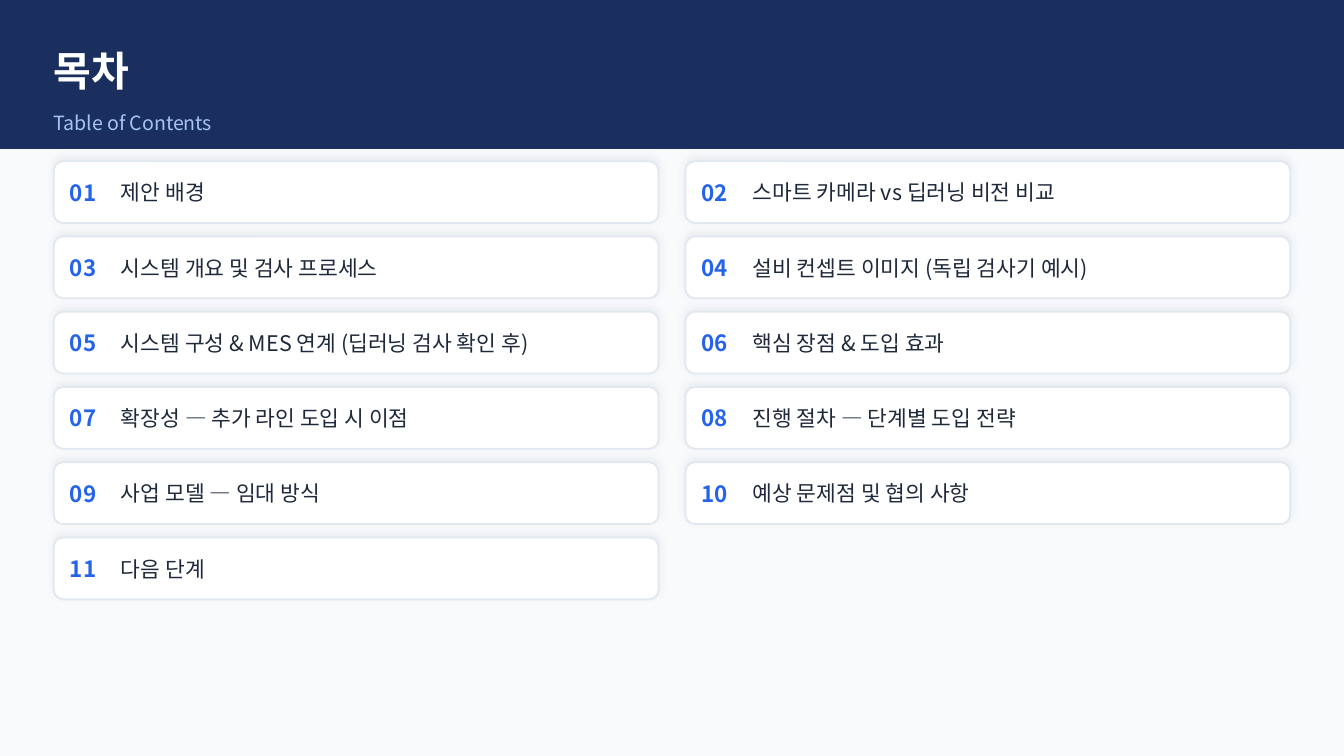
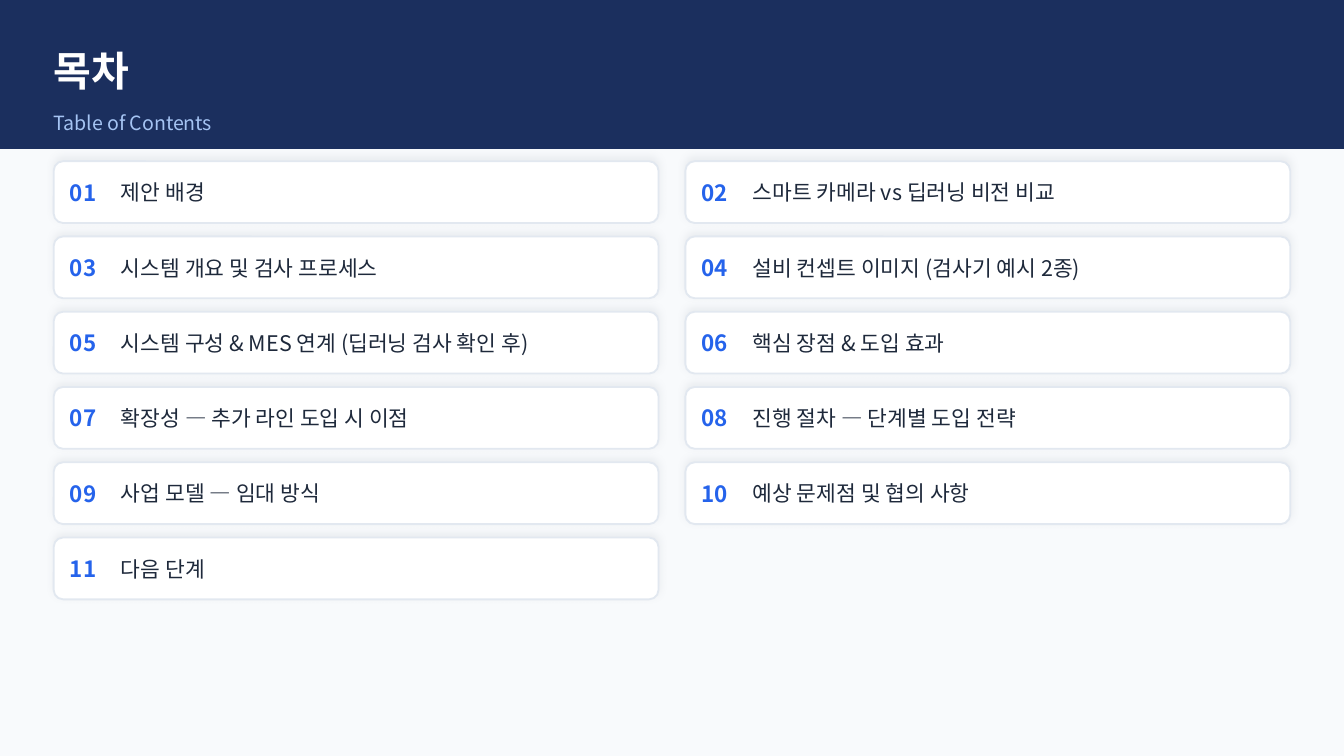
Before and after one commit to Insys-HQ/Insys-review, a slide deck: slide 2 of winnercom.pptx. Drawn at 1344x756 pixels with LibreOffice and Linux fonts; fonts in the diff are those of the drawing. Boxes give left, top, right and bottom in pixels: in the first picture for what was removed or moved away, otherwise in the second. Text is boxed around its words. In the diff, an @@ line names an element or a change of style, - is before the commit and + after.

```diff
--- a/winnercom.pptx
+++ b/winnercom.pptx
@@ text at (x1=753, y1=258, x2=1080, y2=280): text changed @@
-설비 컨셉트 이미지 (독립 검사기 예시)
+설비 컨셉트 이미지 (검사기 예시 2종)
```
Also in this commit, not shown: 1 other slide changed.
